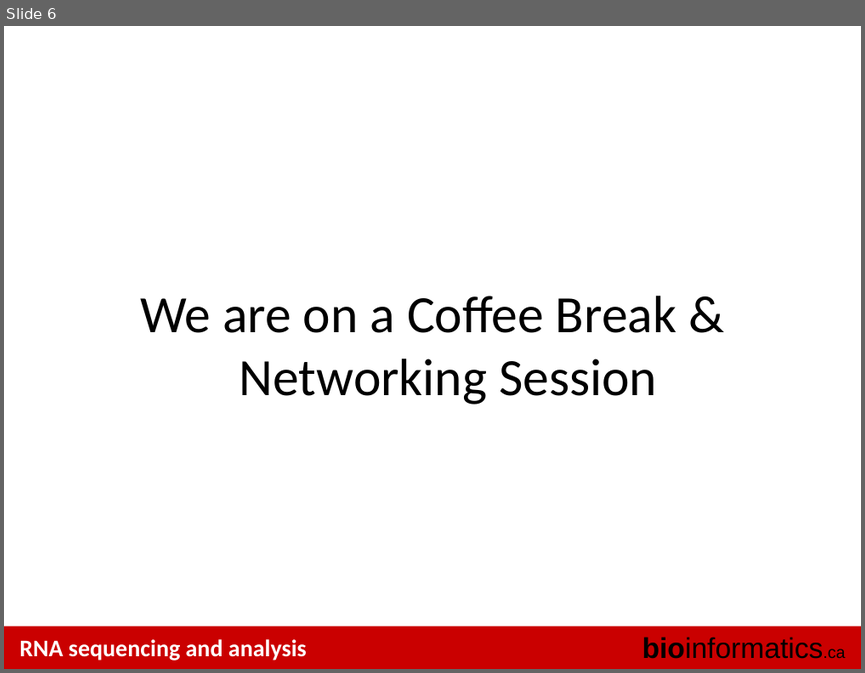
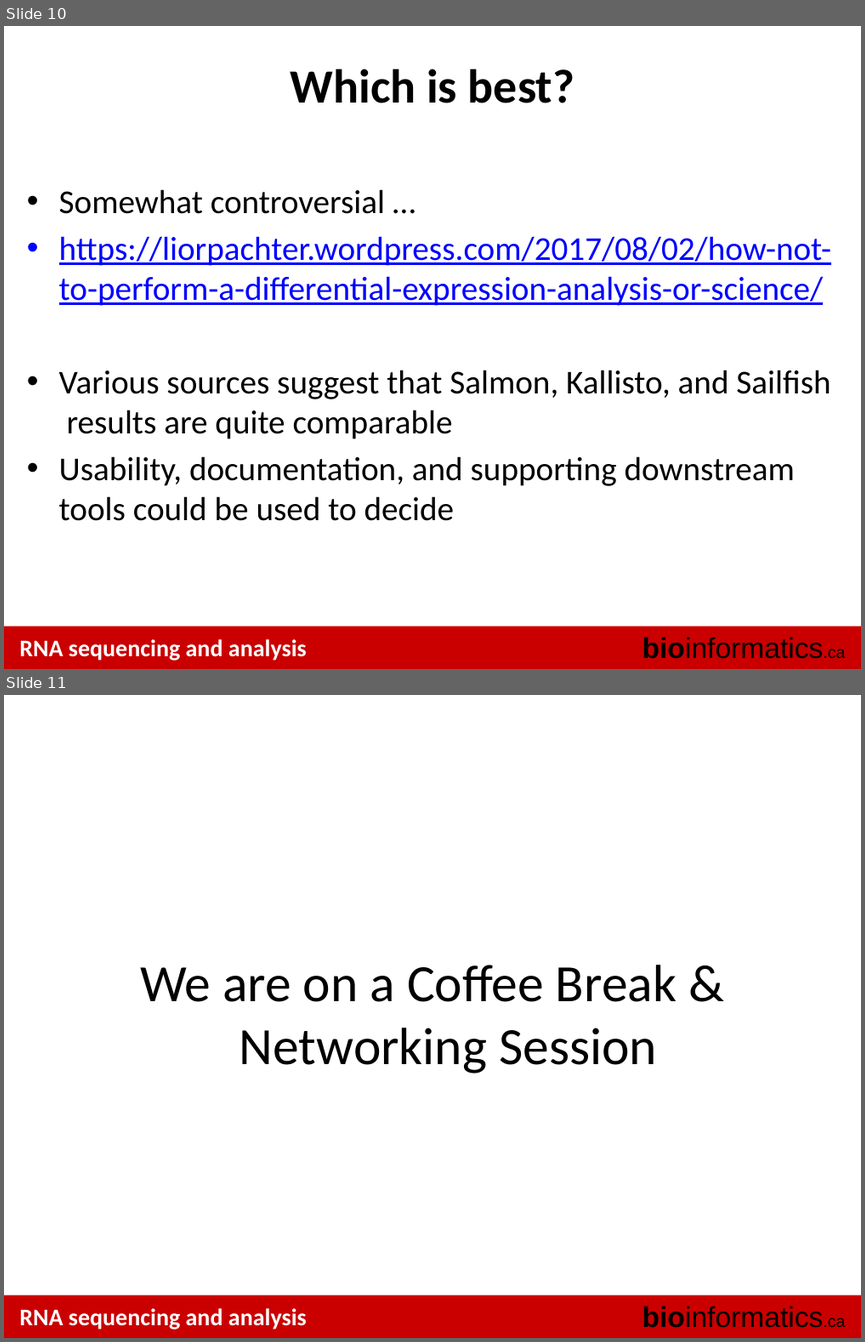
Before and after one commit to griffithlab/rnaseq_tutorial_wiki, a slide deck: LectureFiles/cbw/2018/RNASeq_Module4_Lecture.pptx. Shown one above the other, each under a label of ours: slide 6 before the commit, slides 10 and 11 after it. The pictures are 865x673 and 865x1342 pixels, drawn with LibreOffice and Linux fonts; fonts in the diff are those of the drawing. Boxes give left, top, right and bottom in pixels: in the first picture for what was removed or moved away, otherwise in the second. Text is boxed around its words. In the diff, an @@ line names an element or a change of style, - is before the commit and + after.

```diff
--- a/LectureFiles/cbw/2018/RNASeq_Module4_Lecture.pptx
+++ b/LectureFiles/cbw/2018/RNASeq_Module4_Lecture.pptx
@@ slide 10 added at [4,26,861,669], background #FFFFFF; not listed: 3 template elements that a slide beside it also shows @@
@@ title added at [290,68,574,103], 40 pt, text #000000, bold @@
+Which is best?
@@ text added at [59,189,831,521], 28 pt, text #000000 @@
+• Somewhat controversial …
+• https://liorpachter.wordpress.com/2017/08/02/how-not-to-perform-a-differential-expression-analysis-or-science/
+• Various sources suggest that Salmon, Kallisto, and Sailfish results are quite comparable
+• Usability, documentation, and supporting downstream tools could be used to decide
@@ what was slide 6 is now slide 11 @@
```
Also in this commit, not shown: 1 slide changed, 4 other slides added, 1 other file.
